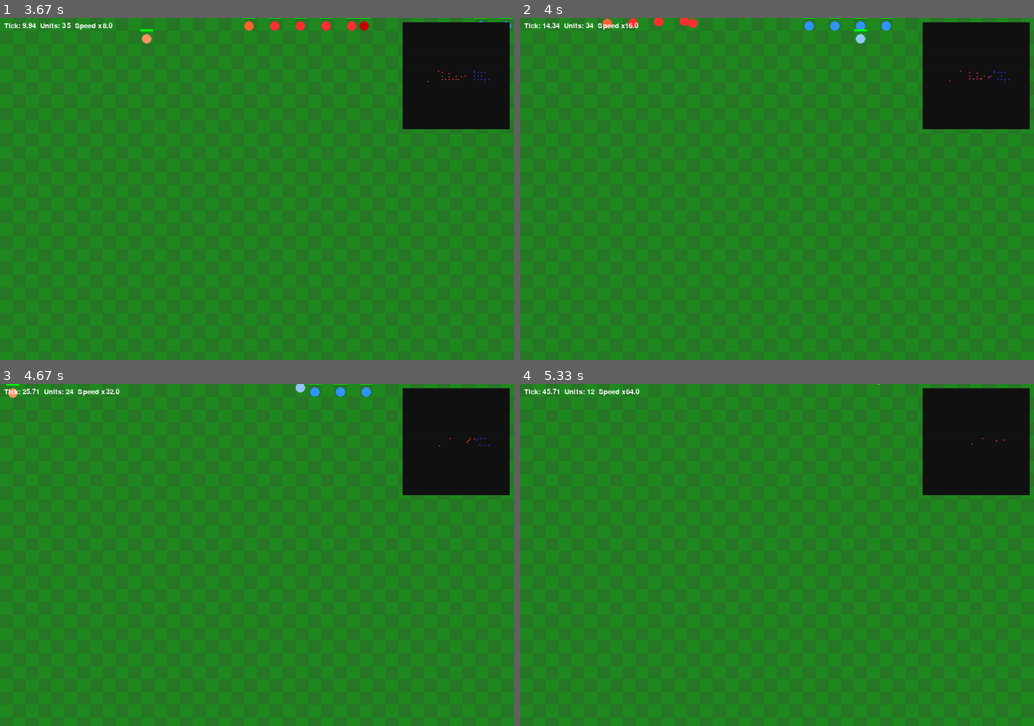
Above: before the commit, frames 1-4 (two rows, left to right).
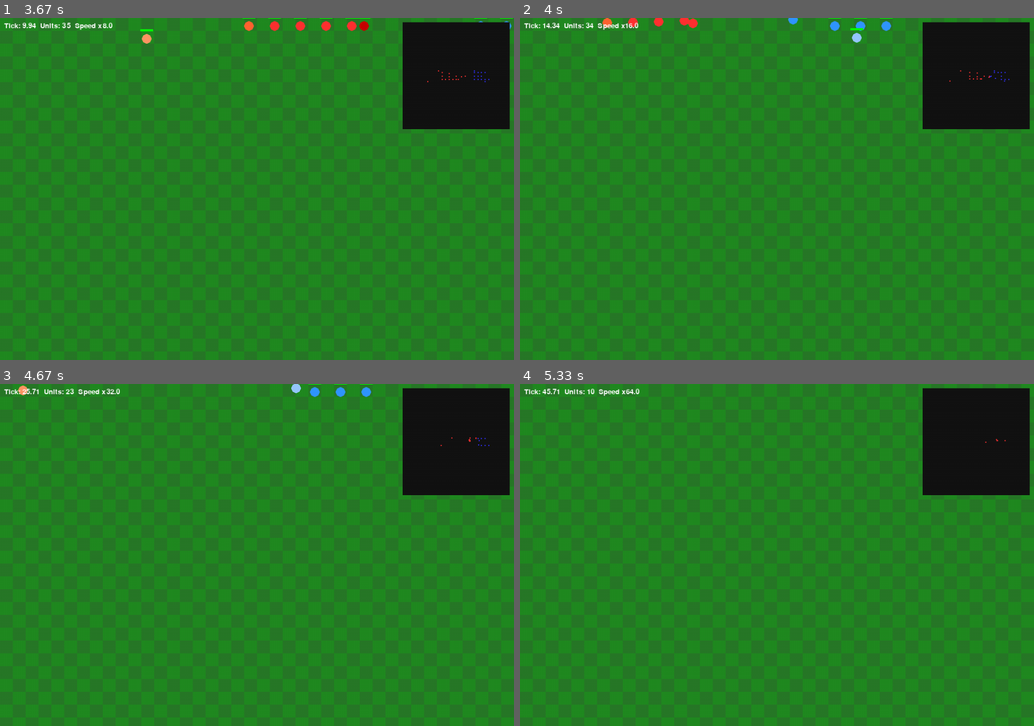
Above: after the commit, the same moments.

Repository: fireboy911/AgeOfEmpire
Game: pygame game, started from age/TerminalCodeOrganized/MainPyGame.py
The game is run twice, just before and just after one commit, with the same random seed, the same clock (stepped at 60 frames per second) and the same inputs.
Inputs:
- Up to frame 1 (3.67 s): hold Left 0.33-0.87 s; hold Down 0.9-1.2 s; hold Left 1.23-1.63 s; hold Up 1.67-2.03 s; tap + at 1.82, 3.28 s; hold Right 2.07-2.7 s; tap = at 2.22 s; hold Down 2.73-3.1 s; hold Left 3.13-3.6 s; hold Right from 3.63 s (still down)
- Up to frame 2 (4 s): keep holding Right; tap = at 3.78 s
- Up to frame 3 (4.67 s): release Right at 4.1 s; hold Right 4.13-4.43 s; hold Right from 4.47 s (still down); tap + at 4.62 s
- Up to frame 4 (5.33 s): release Right at 4.93 s; hold Left from 4.97 s (still down); tap = at 5.12 s

Frame 1 is identical in both runs. In frame 2, 0.2% of the frame differs, in the area x 16-95%, y 0-19%; in frame 3, 0.2%, in the area x 1-94%, y 0-19%; in frame 4, less than 0.1%.

Commit message:
Enhance combat logic with AoE damage and healing
Added area of effect (AoE) damage for combat units and improved Monk healing logic.

Diff:
--- a/age/TerminalCodeOrganized/Units.py
+++ b/age/TerminalCodeOrganized/Units.py
@@ -35,18 +35,22 @@
         if not self.alive:
             return
 
+        # passive regen
         if self.regen > 0:
             self.hp = min(self.hp + self.regen * dt, 55)
 
-        # Monk healing behavior
+        # -------------- Monk logic --------------
         if self.unit_type == "Monk":
             heal_range = self.range
             heal_power = self.attack * dt * 2
+
             allies = [a for a in engine.units if a.player == self.player and a.alive and a.hp < 55]
             if not allies:
                 return
+
             target = min(allies, key=lambda a: self.distance_to(a))
             dist = self.distance_to(target)
+
             if dist <= heal_range:
                 target.hp = min(target.hp + heal_power, 55)
             else:
@@ -58,9 +62,9 @@
                     ny = dy / dist
                     self.x += nx * self.speed * dt
                     self.y += ny * self.speed * dt
-            return
+            return   # monks don't attack
 
-        # normal combat logic
+        # -------------- Normal combat logic --------------
         target = None
         if self.target_id is not None:
             target = engine.units_by_id.get(self.target_id)
@@ -69,29 +73,39 @@
             self.target_id = None
             return
 
+        # compute distance
         d = self.distance_to(target)
+
         if d <= self.range + 0.1:
+
+            # ---- Primary damage ----
             damage = self.attack * dt
             target.hp -= damage
             if target.hp <= 0:
                 target.alive = False
                 target.hp = 0
                 engine.mark_dead(target)
+
+            # ---- AoE splash ----
+            AOE_RADIUS = 3.0
+            SPLASH = damage * 0.5
+
+            for other in engine.units:
+                if other.alive and other.player != self.player and other.id != target.id:
+                    if self.distance_to(other) <= AOE_RADIUS:
+                        other.hp -= SPLASH
+                        if other.hp <= 0:
+                            other.alive = False
+                            other.hp = 0
+                            engine.mark_dead(other)
+
         else:
-            # Calcule la distance que l'unité doit parcourir pour être à portée
-            distance_to_move = d - self.range
-
-            # S'assurer que l'unité n'avance pas au-delà de sa vitesse max
-            # et qu'elle ne se déplace pas trop loin (juste assez pour atteindre la portée)
-            move_distance = min(self.speed * dt, distance_to_move)
-
-            if move_distance > 1e-6:
-                dx = target.x - self.x
-                dy = target.y - self.y
-                dist = math.hypot(dx, dy)
-
-                if dist > 1e-6:
-                    nx = dx / dist
-                    ny = dy / dist
-                    self.x += nx * move_distance
-                    self.y += ny * move_distance
+            # ---- Move toward target ----
+            dx = target.x - self.x
+            dy = target.y - self.y
+            dist = math.hypot(dx, dy)
+            if dist > 1e-6:
+                nx = dx / dist
+                ny = dy / dist
+                self.x += nx * self.speed * dt
+                self.y += ny * self.speed * dt
